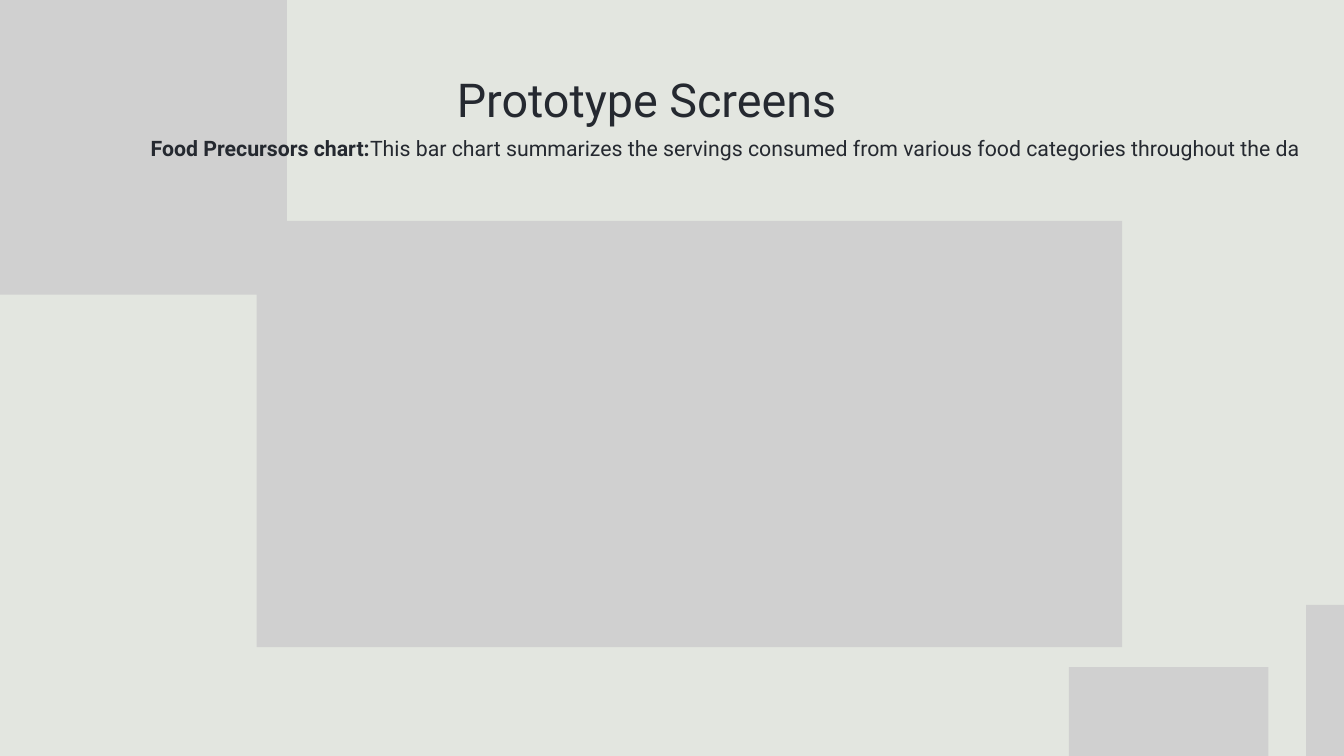
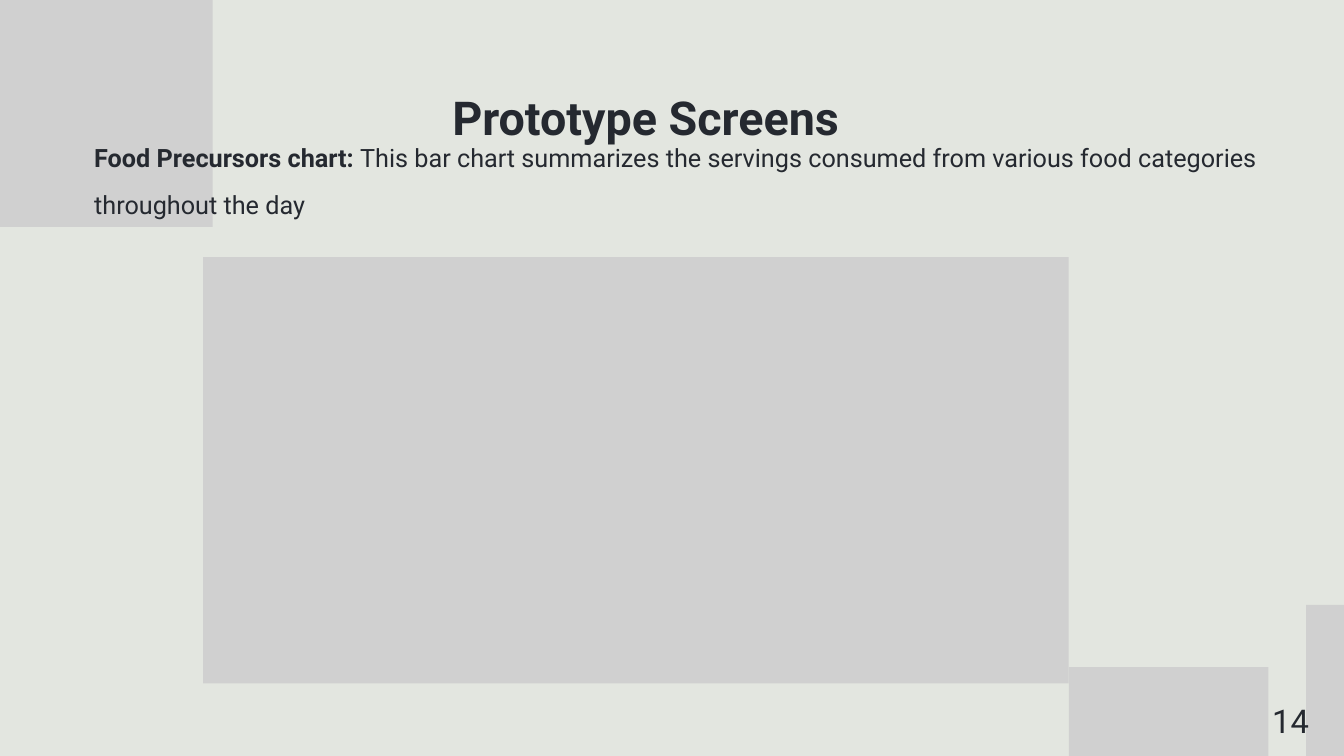
Before and after one commit to OmerFatal/FinalProject_Parkinson-s_Visualization, a slide deck: slide 14 of Capstone Project Phase 1 -Presentation.pptx (slide 12 before the commit). Drawn at 1344x756 pixels with LibreOffice and Linux fonts; fonts in the diff are those of the drawing; grey boxes stand for pictures. Boxes give left, top, right and bottom in pixels: in the first picture for what was removed or moved away, otherwise in the second. Text is boxed around its words. In the diff, an @@ line names an element or a change of style, - is before the commit and + after.

```diff
--- a/Capstone Project Phase 1 -Presentation.pptx
+++ b/Capstone Project Phase 1 -Presentation.pptx
@@ picture removed at (0, 0, 287, 295) @@
@@ picture added at (0, 0, 212, 227) @@
@@ text "Prototype Screens": place and size @@
-text "Prototype Screens" at (457, 83, 836, 127)
+text "Prototype Screens" at (452, 101, 839, 145)
@@ text "Prototype Screens" at (452, 101, 839, 145): bold on; line spacing 100pt to 2 @@
@@ text at (94, 144, 1256, 220): text changed; size 22.8 to 27 pt @@
-Food Precursors chart:This bar chart summarizes the servings consumed from various food categories throughout the da
+Food Precursors chart: This bar chart summarizes the servings consumed from various food categories throughout the day
@@ picture: place and size @@
-picture at (257, 221, 1122, 647)
+picture at (203, 257, 1068, 683)
@@ text added at (1272, 709, 1309, 733), 35 pt, text #252930 @@
+14
```
Also in this commit, not shown: 15 other slides changed, 4 slides added, 1 slide removed.
